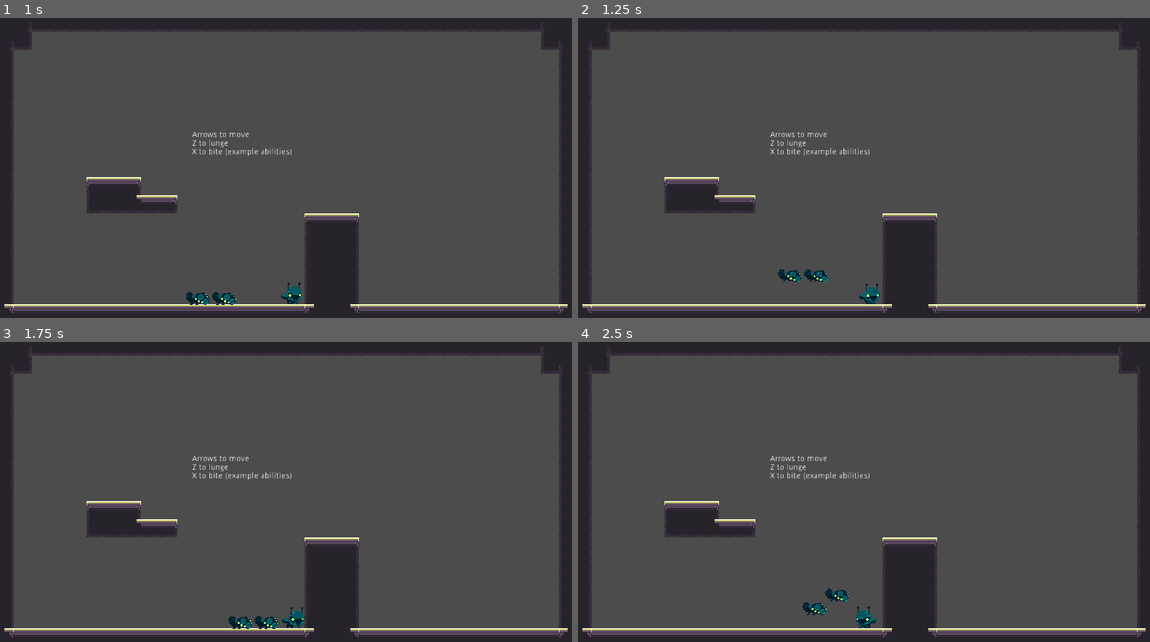
Above: before the commit, frames 1-4 (two rows, left to right).
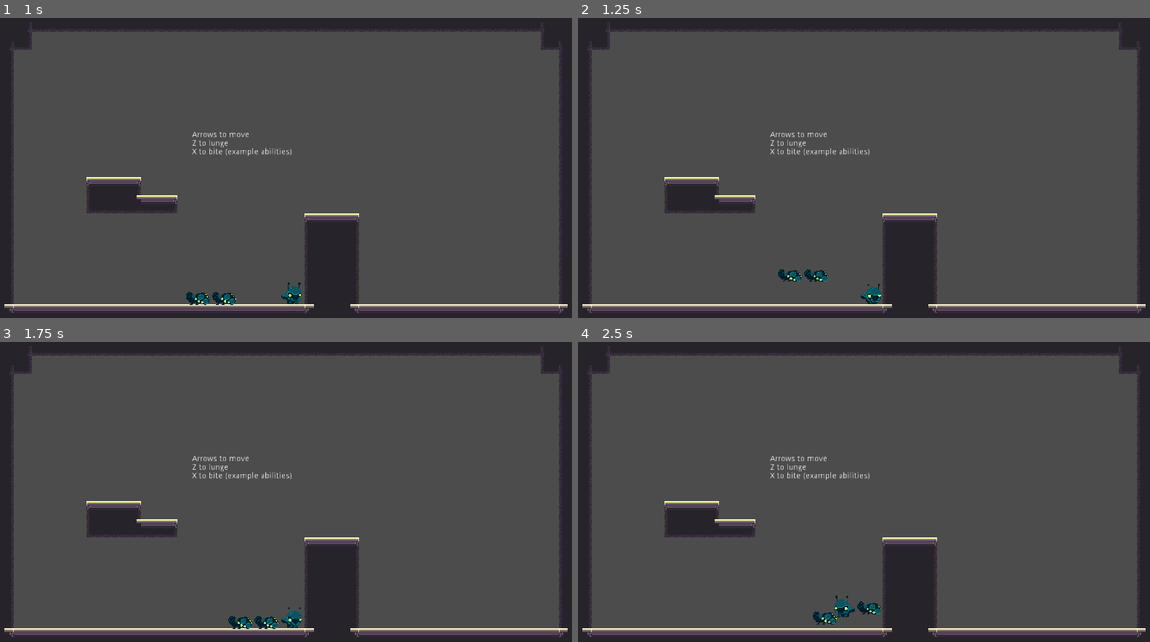
Above: after the commit, the same moments.

Repository: aveswoods/game-off-2021
Game: Godot game, scene res://creatures/test_scene.tscn
Same seed, same stepped clock (60 frames per second), same inputs: the game is played once before the commit and once after it. The project has no main scene, so this scene is started directly. Sound files missing from this copy of the repository are replaced by a short silence.
Inputs:
- Up to frame 1 (1 s): hold Right (ui_right) from 0.53 s (still down); tap X (ui_select) at 0.6 s; tap Z (ui_accept) at 0.77, 0.8 s
- Up to frame 2 (1.25 s): keep holding Right (ui_right); tap Z (ui_accept) at 1.07 s
- Up to frame 3 (1.75 s): keep holding Right (ui_right); tap Z (ui_accept) at 1.35, 1.52 s; tap X (ui_select) at 1.55 s
- Up to frame 4 (2.5 s): tap Z (ui_accept) at 1.82, 2.3 s; release Right (ui_right) at 2.03 s; hold Left (ui_left) from 2.03 s (still down); tap X (ui_select) at 2.1 s

Frame 1 is identical in both runs. In frame 2, less than 0.1% of the frame differs, in the area x 49-53%, y 88-96%; in frame 3, 0.1%; in frame 4, 0.8%, in the area x 39-54%, y 82-96%.

Commit message:
Debugged Lunge, added comments to Player

Diff:
--- a/creatures/player/Player.gd
+++ b/creatures/player/Player.gd
@@ -66,14 +66,15 @@
 # Handle directional input and weapon additional input at the same time
 # Current solution is disabling input
 func _physics_process(delta):
+	# -------------------
+	# | INPUT DETECTING |
+	# -------------------
+
 	# Detect action input
 	if Input.is_action_just_pressed("ui_accept") and action1_script != null and not input_disabled:
-		input_disabled = true
 		action1_script.trigger()
 	if Input.is_action_just_pressed("ui_select") and action2_script != null and not input_disabled:
-		input_disabled = true
 		action2_script.trigger()
-
 
 	# Detect horizontal input
 	var direction = 0
@@ -81,6 +82,18 @@
 		direction += -1
 	if Input.is_action_pressed("ui_right") and not _taking_damage and not input_disabled:
 		direction += 1
+
+	# Detect vertical input
+	if Input.is_action_just_pressed("ui_up") and _is_on_floor and is_equal_approx(velocity.y, 0) and not input_disabled:
+		velocity.y = jump_impulse
+		_is_on_floor = false
+
+		# Animate jump
+		#_sprite.animation = "jump"
+
+	# -------------------
+	# | CREATE MOVEMENT |
+	# -------------------
 
 	# Interpolate based on horizontal input
 	if direction != 0:
@@ -95,8 +108,10 @@
 
 		if _is_on_floor:
 			_animation_player.play("run")
+
 	elif not is_outside_movement:
 		velocity.x = lerp(velocity.x, 0, friction)
+
 		if _is_on_floor:
 			if _animation_player.current_animation != "run":
 				_animation_player.queue("idle")
@@ -118,6 +133,10 @@
 		_taking_damage = false
 		_is_on_floor = false
 
+	# ------------------
+	# | APPLY MOVEMENT |
+	# ------------------
+
 	# Checks for x collisions
 	var collision_x = move_and_collide(delta * Vector2(velocity.x, -0.1), true, true, true)
 
@@ -138,13 +157,6 @@
 		_is_on_floor = true
 		emit_signal("collided_y")
 
-	# Detect vertical input
-	if _is_on_floor and Input.is_action_just_pressed("ui_up") and not input_disabled:
-		velocity.y = jump_impulse
-		_is_on_floor = false
-
-		# Animate jump
-		#_sprite.animation = "jump"
 
 
 
--- a/creatures/player/actions/lunge_action.gd
+++ b/creatures/player/actions/lunge_action.gd
@@ -16,8 +16,6 @@
 func equip(player):
 	_player = player
 	_player.add_child(self)
-	_player.connect("collided_x", self, "_on_impact_x")
-	_player.connect("collided_y", self, "_on_impact_y")
 
 
 func trigger():
@@ -46,8 +44,6 @@
 		# Update player gravity
 		_player_gravity = _player.gravity
 		_player.gravity = 0
-	else:
-		_player.input_disabled = false
 
 
 func _physics_process(_delta):
@@ -63,9 +59,12 @@
 	is_lunging = false
 	is_decelerating = true
 	_player.gravity = _player_gravity
-	_player.invincible = false
 	_player.input_disabled = false
 	_player.is_outside_movement = false
+
+
+func _stop_invincibility():
+	_player.invincible = false
 	monitoring = false
 
 
@@ -76,22 +75,6 @@
 	_can_lunge = true
 
 
-func _on_impact_x():
-	print("Impact x")
-	if is_lunging:
-		_stop_lunging()
-		_stop_decelerating()
-		_animation_player.stop(true)
-	elif is_decelerating:
-		_stop_decelerating()
-		_animation_player.stop(true)
-
-
-func _on_impact_y():
-	if not _can_lunge:
-		_can_lunge = true
-
-
 func _on_Area2D_body_entered(body):
 	if body.is_in_group("enemy"):
 		body.take_damage(
--- a/creatures/player/actions/lunge_action.tscn
+++ b/creatures/player/actions/lunge_action.tscn
@@ -27,11 +27,14 @@
 tracks/1/imported = false
 tracks/1/enabled = true
 tracks/1/keys = {
-"times": PoolRealArray( 0.2, 0.5 ),
-"transitions": PoolRealArray( 1, 1 ),
+"times": PoolRealArray( 0.1, 0.3, 0.5 ),
+"transitions": PoolRealArray( 1, 1, 1 ),
 "values": [ {
 "args": [  ],
 "method": "_stop_lunging"
+}, {
+"args": [  ],
+"method": "_stop_invincibility"
 }, {
 "args": [  ],
 "method": "_stop_decelerating"
